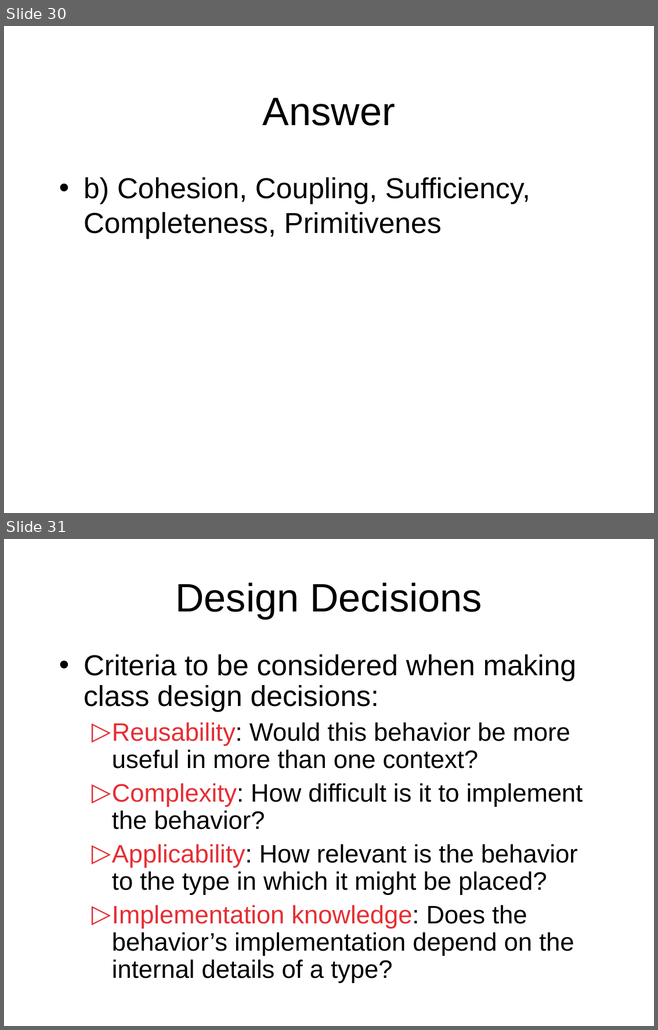
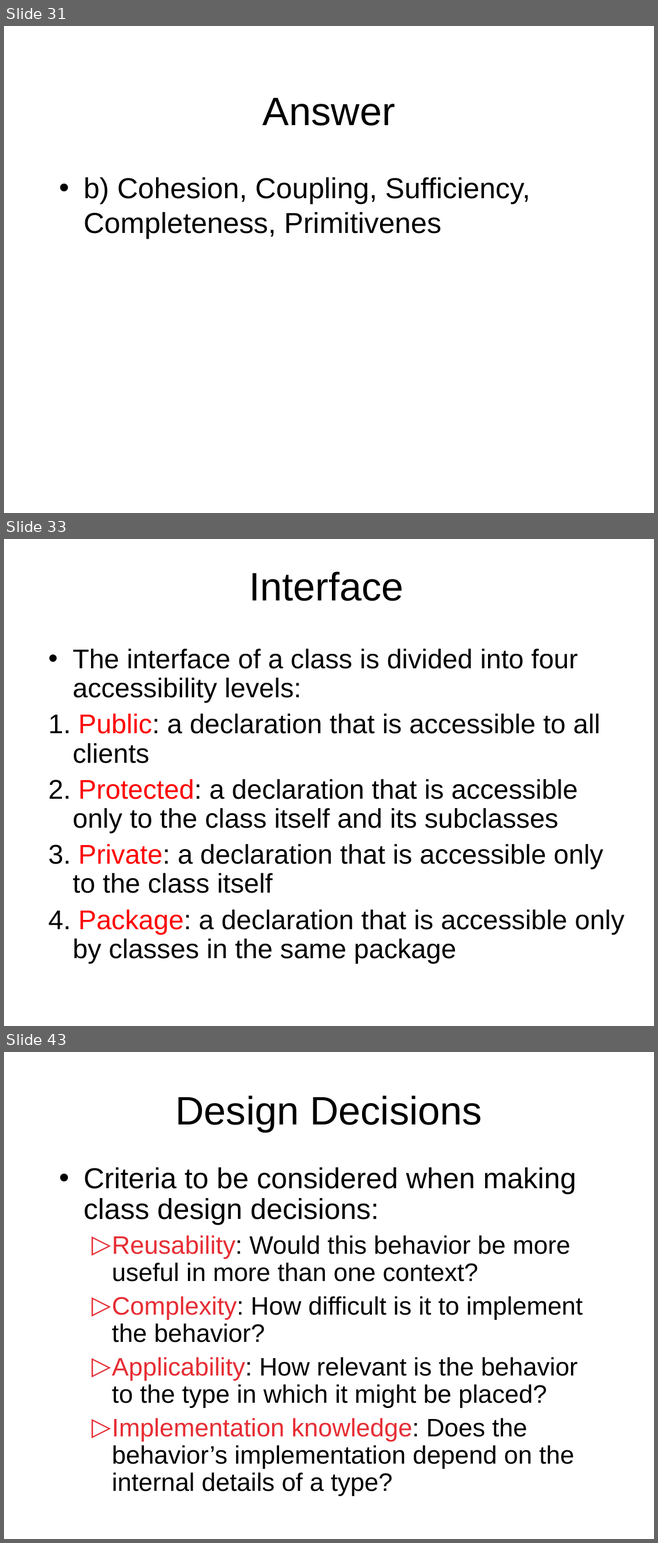
Before and after one commit to octaviordz/zjnu2017.github.io, a slide deck: OOAD/lectures/040--Classes.and.Objects.ppt. Shown one above the other, each under a label of ours: slides 30 and 31 before the commit, slides 31, 33 and 43 after it; the slides between them are not shown. The pictures are 658x1030 and 658x1543 pixels, drawn with LibreOffice and Linux fonts; fonts in the diff are those of the drawing. Boxes give left, top, right and bottom in pixels: in the first picture for what was removed or moved away, otherwise in the second. Text is boxed around its words. In the diff, an @@ line names an element or a change of style, - is before the commit and + after.

```diff
--- a/OOAD/lectures/040--Classes.and.Objects.ppt
+++ b/OOAD/lectures/040--Classes.and.Objects.ppt
@@ slide 33 added at [4, 539, 654, 1026], background #FFFFFF @@
@@ title added at [249, 571, 404, 601], 44 pt, text #000000 @@
+Interface
@@ text added at [48, 649, 625, 964], 30 pt, text #000000 @@
+• The interface of a class is divided into four accessibility levels:
+1. Public: a declaration that is accessible to all clients
+2. Protected: a declaration that is accessible only to the class itself and its subclasses
+3. Private: a declaration that is accessible only to the class itself
+4. Package: a declaration that is accessible only by classes in the same package
@@ what was slide 30 is now slide 31 @@
@@ what was slide 31 is now slide 43 @@
```
Also in this commit, not shown: 11 slides changed, 26 other slides added, 1 other file.
